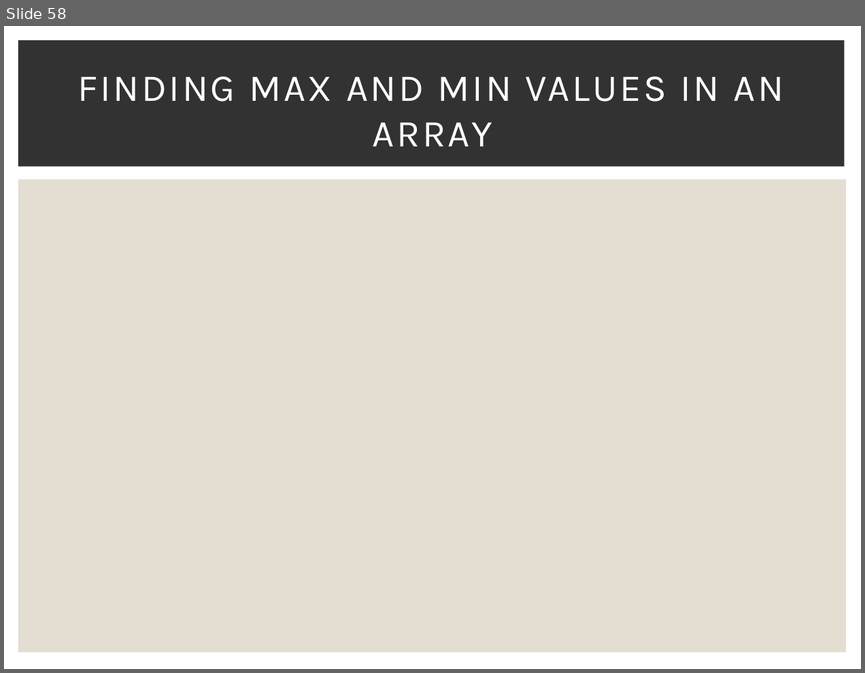
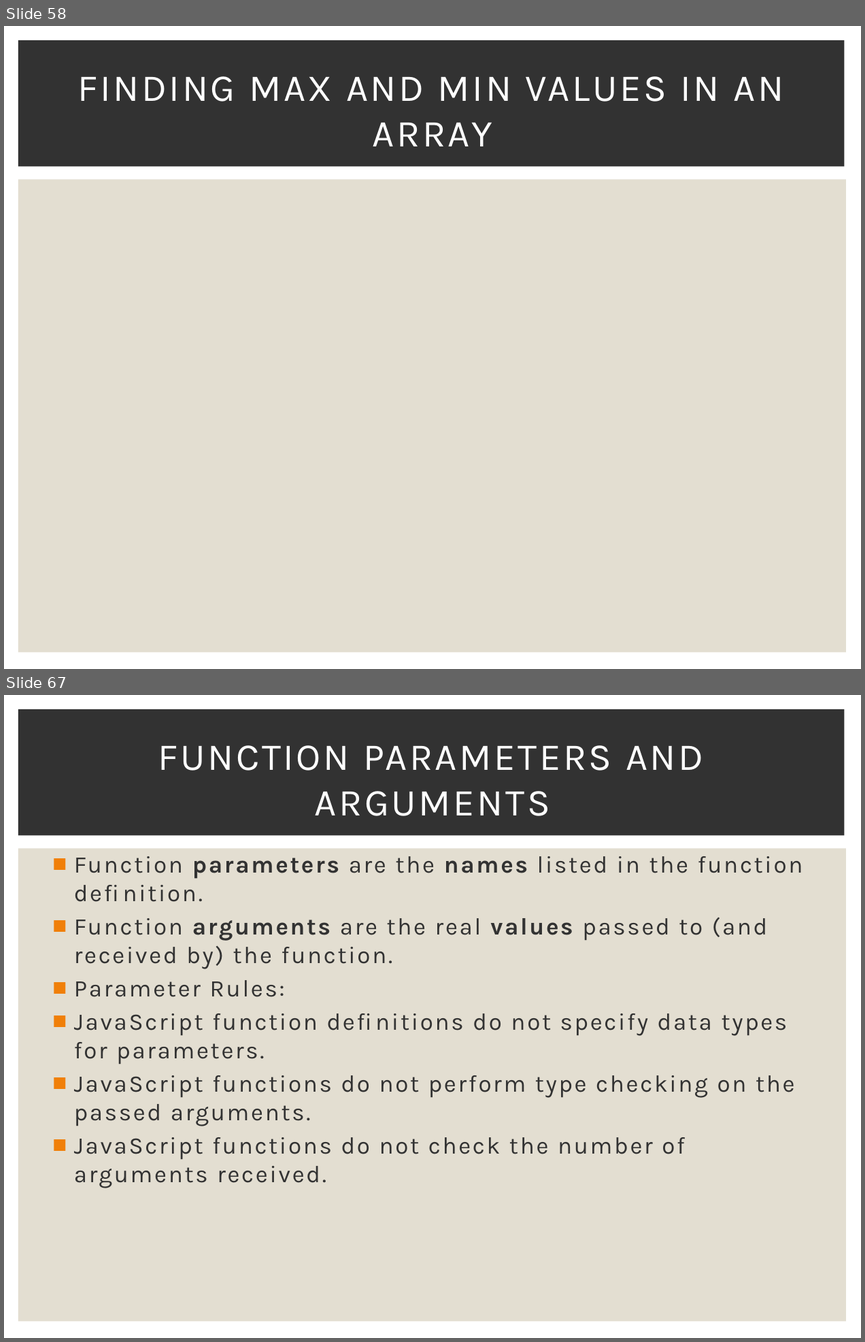
Before and after one commit to Karamihova/Fundamentals-JS, a slide deck: Programming Prep.pptx. Shown one above the other, each under a label of ours: slide 58 before the commit, slides 58 and 67 after it; the slides between them are not shown. The pictures are 865x673 and 865x1342 pixels, drawn with LibreOffice and Linux fonts; fonts in the diff are those of the drawing. Boxes give left, top, right and bottom in pixels: in the first picture for what was removed or moved away, otherwise in the second. Text is boxed around its words. In the diff, an @@ line names an element or a change of style, - is before the commit and + after.

Commit message:
Exercise Functions

```diff
--- a/Programming Prep.pptx
+++ b/Programming Prep.pptx
@@ slide 67 added at (4,695,861,1338), background #FFFFFF; not listed: 2 template elements that a slide beside it also shows @@
@@ title added at (158,745,704,816), 32 pt, text #FFFFFF @@
+FUNCTION PARAMETERS AND ARGUMENTS
@@ text added at (74,856,803,1188), 20 pt, text #323232 @@
+■ Function parameters are the names listed in the function definition.
+■ Function arguments are the real values passed to (and received by) the function.
+■ Parameter Rules:
+■ JavaScript function definitions do not specify data types for parameters.
+■ JavaScript functions do not perform type checking on the passed arguments.
+■ JavaScript functions do not check the number of arguments received.
```
Also in this commit, not shown: 28 other slides added, 7 other files.
